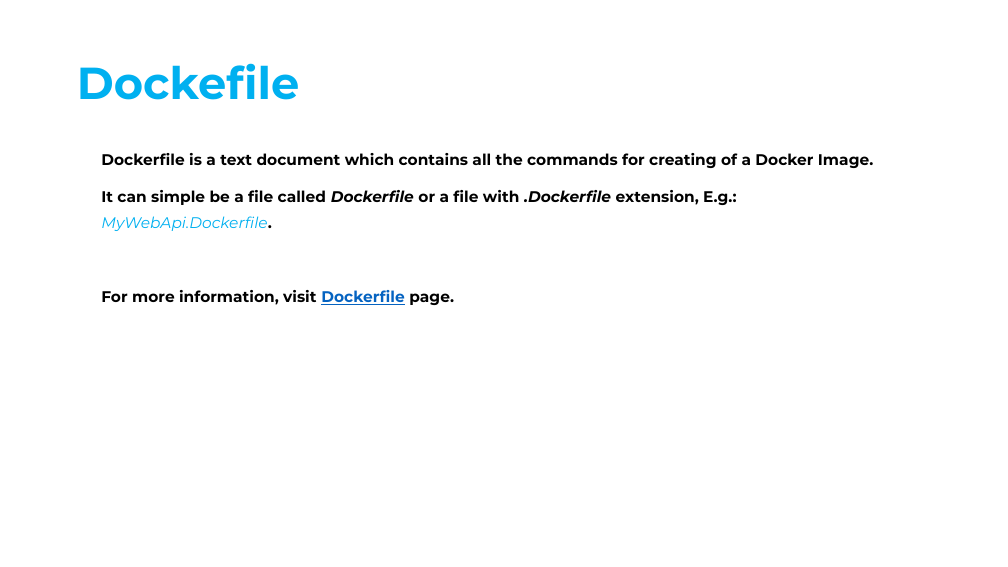
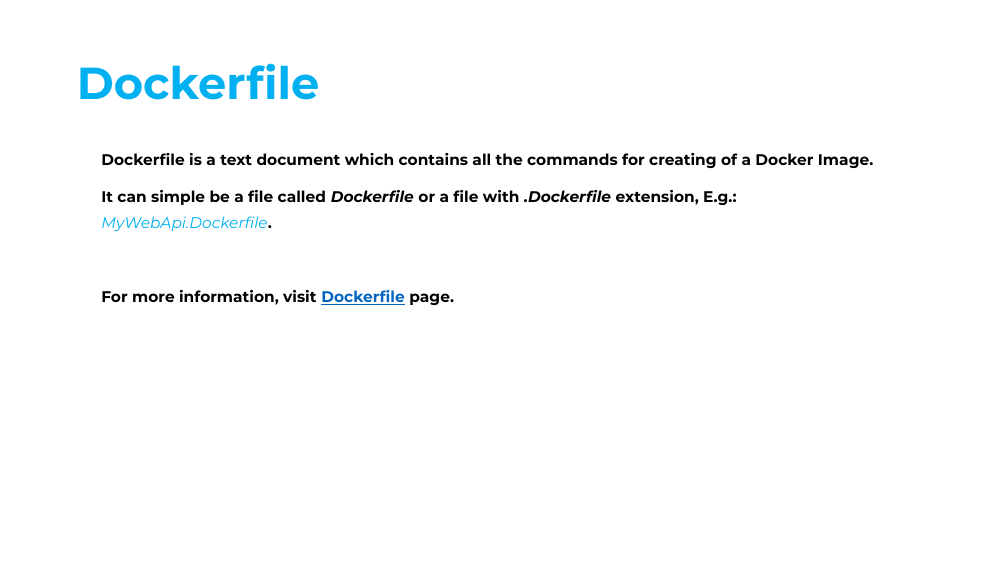
Before and after one commit to alexz76/Swapfiets.Docker, a slide deck: slide 15 of Docker - Swapfiets Training.pptx. Drawn at 1008x567 pixels with LibreOffice and Linux fonts; fonts in the diff are those of the drawing. Boxes give left, top, right and bottom in pixels: in the first picture for what was removed or moved away, otherwise in the second. Text is boxed around its words. In the diff, an @@ line names an element or a change of style, - is before the commit and + after.

```diff
--- a/Docker - Swapfiets Training.pptx
+++ b/Docker - Swapfiets Training.pptx
@@ title at <box>77,63,320,100</box>: text changed @@
-Dockefile
+Dockerfile
```
Also in this commit, not shown: 3 other slides changed.
